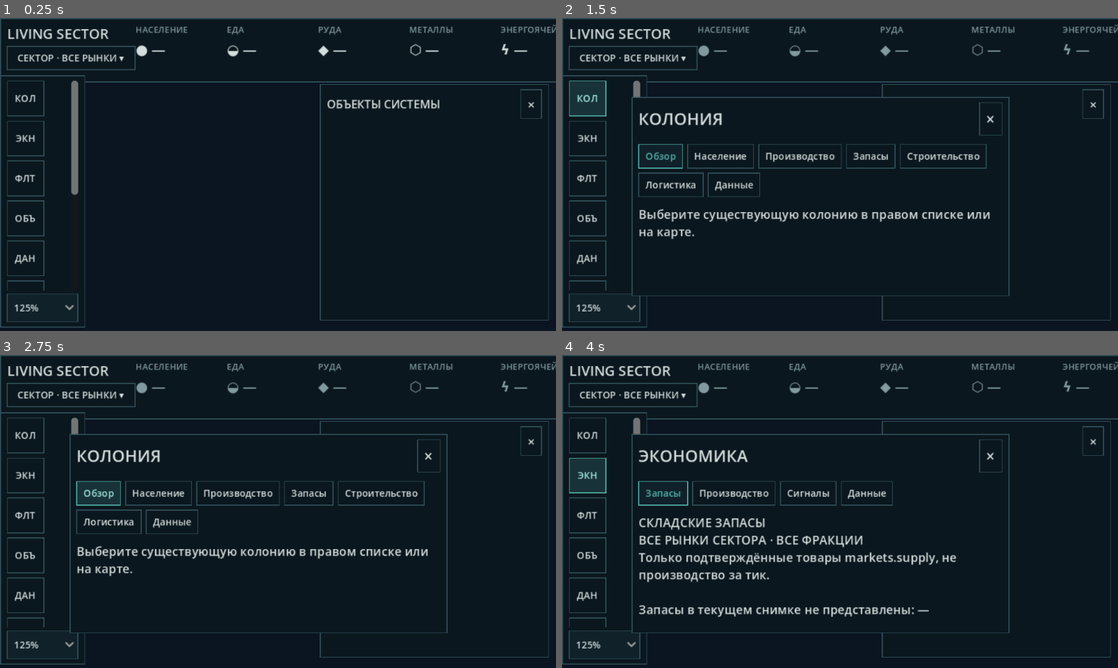
Above: before the commit, frames 1-4 (two rows, left to right).
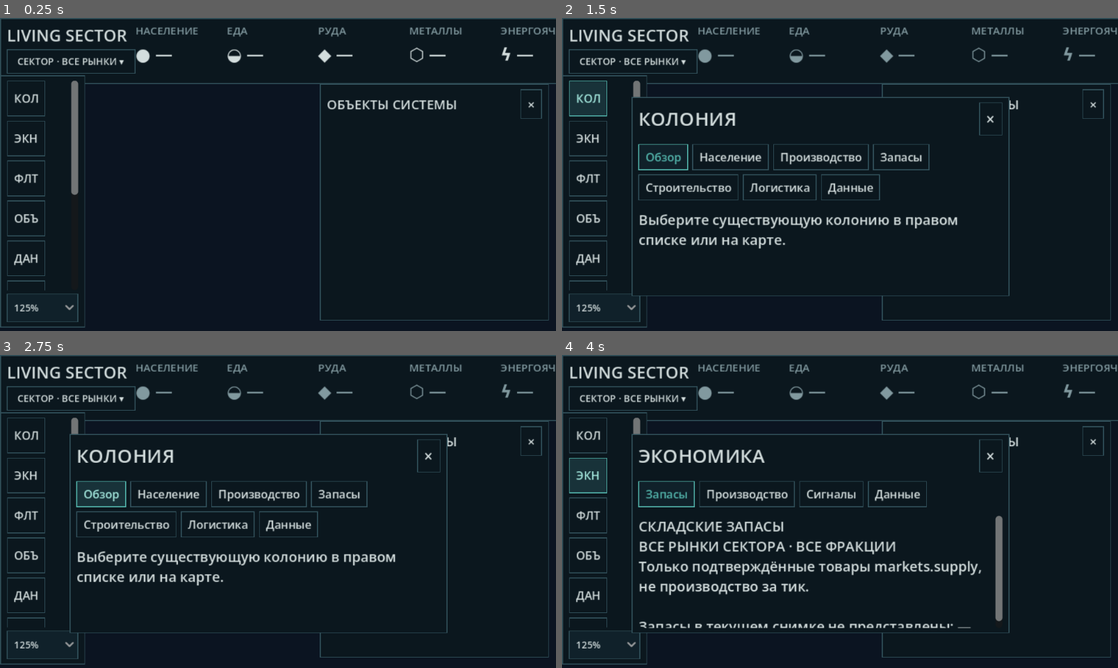
Above: after the commit, the same moments.

Repository: Mefits/Living-Sector
Game: Godot game, scene res://scenes/main.tscn
The game is run twice, just before and just after one commit, with the same random seed, the same clock (stepped at 60 frames per second) and the same inputs.
Inputs:
- Up to frame 1 (0.25 s): no input
- Up to frame 2 (1.5 s): click "СЕКТОР · ВСЕ РЫНКИ ▾" at 0.5 s; click "КОЛ" at 1.25 s
- Up to frame 3 (2.75 s): click "Обзор" at 2 s
- Up to frame 4 (4 s): click "Данные" at 2.75 s; click "ЭКН" at 3.5 s

The runs differ from the first frame. In frame 1, 4.4% of the frame differs, in the area x 1-100%, y 2-88%; in frame 2, 9.4%; in frame 3, 9.5%; in frame 4, 13%.

Commit message:
Match Figma interaction hierarchy: small selection cards, readable HUD and scoped detail windows

Diff:
--- a/godot/scripts/view/strategy_ui.gd
+++ b/godot/scripts/view/strategy_ui.gd
@@ -75,7 +75,7 @@
     box.content_margin_bottom = 6
     return box
 
-func _label(value: String, size_px: int = 13, color: Color = TEXT) -> Label:
+func _label(value: String, size_px: int = 14, color: Color = TEXT) -> Label:
     var label := Label.new()
     label.text = value
     label.add_theme_font_size_override("font_size", size_px)
@@ -132,7 +132,7 @@
     brand.custom_minimum_size = Vector2(184, 0)
     brand.add_theme_constant_override("separation", 3)
     row.add_child(brand)
-    brand.add_child(_label("LIVING SECTOR", 16, TEXT))
+    brand.add_child(_label("LIVING SECTOR", 19, TEXT))
     _brand_scope = _button("СЕКТОР · ВСЕ РЫНКИ ▾", _toggle_scope, 11)
     _brand_scope.tooltip_text = "Общие запасы рынков всех фракций, НЕ баланс одной фракции"
     brand.add_child(_brand_scope)
@@ -143,15 +143,15 @@
         box.size_flags_horizontal = Control.SIZE_EXPAND_FILL
         box.add_theme_constant_override("separation", 4)
         row.add_child(box)
-        box.add_child(_label(str(item["label"]), 10, MUTED))
-        var large := _label(str(item["symbol"]) + " —", 16, TEXT)
+        box.add_child(_label(str(item["label"]), 12, MUTED))
+        var large := _label(str(item["symbol"]) + " —", 20, TEXT)
         box.add_child(large)
         _metric_nodes[str(item["key"])] = large
     var time_area := VBoxContainer.new()
     _time_area = time_area
     time_area.custom_minimum_size = Vector2(158, 0)
     row.add_child(time_area)
-    _clock = _label("ТИК — · ×1", 11, MUTED)
+    _clock = _label("ТИК — · ×1", 13, MUTED)
     time_area.add_child(_clock)
     var controls := HBoxContainer.new()
     time_area.add_child(controls)
@@ -195,7 +195,7 @@
         {"text":"ЗАГ", "tip":"Загрузить игру", "action":"load"}
     ]:
         var action: String = str(entry["action"])
-        var btn := _button(str(entry["text"]), _activate.bind(action), 11)
+        var btn := _button(str(entry["text"]), _activate.bind(action), 13)
         btn.tooltip_text = str(entry["tip"])
         btn.custom_minimum_size = Vector2(43, 41)
         menu.add_child(btn)
@@ -229,7 +229,7 @@
     _outliner.add_child(col)
     var head := HBoxContainer.new()
     col.add_child(head)
-    var caption := _label("ОБЪЕКТЫ СИСТЕМЫ", 13)
+    var caption := _label("ОБЪЕКТЫ СИСТЕМЫ", 15)
     caption.size_flags_horizontal = Control.SIZE_EXPAND_FILL
     head.add_child(caption)
     head.add_child(_button("×", _toggle_outliner, 15))
@@ -252,7 +252,7 @@
     _window.add_child(col)
     var header := HBoxContainer.new()
     col.add_child(header)
-    _window_title = _label("Колония", 19)
+    _window_title = _label("Колония", 22)
     _window_title.size_flags_horizontal = Control.SIZE_EXPAND_FILL
     header.add_child(_window_title)
     header.add_child(_button("×", _close_window, 18))
@@ -270,7 +270,7 @@
     _window_text.bbcode_enabled = false
     _window_text.scroll_active = true
     _window_text.size_flags_vertical = Control.SIZE_EXPAND_FILL
-    _window_text.add_theme_font_size_override("normal_font_size", 14)
+    _window_text.add_theme_font_size_override("normal_font_size", 16)
     _window_text.add_theme_color_override("default_color", TEXT)
     col.add_child(_window_text)
 
@@ -281,7 +281,7 @@
     _selection_card.anchor_bottom = 1.0
     _selection_card.offset_left = 80
     _selection_card.offset_right = 406
-    _selection_card.offset_top = -176
+    _selection_card.offset_top = -205
     _selection_card.offset_bottom = -20
     add_child(_selection_card)
     var body := VBoxContainer.new()
@@ -289,15 +289,15 @@
     _selection_card.add_child(body)
     var header := HBoxContainer.new()
     body.add_child(header)
-    _selection_title = _label("ВЫБРАННЫЙ ОБЪЕКТ", 15, TEAL)
+    _selection_title = _label("ВЫБРАННЫЙ ОБЪЕКТ", 17, TEAL)
     _selection_title.size_flags_horizontal = Control.SIZE_EXPAND_FILL
     header.add_child(_selection_title)
     header.add_child(_button("×", _dismiss_selection_card, 15))
-    _selection_summary = _label("—", 12, TEXT)
+    _selection_summary = _label("—", 14, TEXT)
     _selection_summary.autowrap_mode = TextServer.AUTOWRAP_WORD_SMART
     _selection_summary.custom_minimum_size = Vector2(0, 48)
     body.add_child(_selection_summary)
-    body.add_child(_button("ПОДРОБНЕЕ  ›", _open_selection_details, 12))
+    body.add_child(_button("ПОДРОБНЕЕ  ›", _open_selection_details, 14))
 
 func _dismiss_selection_card() -> void:
     _selection_card.hide()
@@ -422,9 +422,9 @@
     _mode = "colony"
     _update_metrics()
     _brand_scope.text = "КОЛОНИЯ · " + _body_name(id).to_upper() + " ▾"
-    _window_mode = "colony"
-    _tab = "Обзор"
-    _window.visible = true
+    # Selection is a compact contextual card. Larger management windows are
+    # opened explicitly with "Подробнее", as in the Figma reference.
+    _update_selection_card()
     _update_window()
 
 func _select_facility(id: String) -> void:
@@ -433,10 +433,8 @@
     if not bool(_game.get("_in_system")):
         _game.call("_open_selected_system")
     _game.call("_on_facility_selected", id)
-    _window_mode = "facility"
-    _tab = "Обзор"
-    _window.visible = true
     _mode = "colony" if not _effective_body().is_empty() else "sector"
+    _update_selection_card()
     _update_window()
 
 func _select_ship(id: String) -> void:
@@ -445,9 +443,7 @@
     if not bool(_game.get("_in_system")):
         _game.call("_open_selected_system")
     _game.call("_on_ship_selected", id)
-    _window_mode = "ship"
-    _tab = "Обзор"
-    _window.visible = true
+    _update_selection_card()
     _update_window()
 
 func present(world: Dictionary, economy: Dictionary, body: String,
@@ -571,7 +567,7 @@
 
 func _outliner_entry(label: String, callback: Callable,
         selected: bool = false) -> void:
-    var btn := _button(label, callback, 12)
+    var btn := _button(label, callback, 14)
     btn.alignment = HORIZONTAL_ALIGNMENT_LEFT
     if selected:
         btn.add_theme_color_override("font_color", TEAL)
@@ -579,7 +575,7 @@
     _outliner_list.add_child(btn)
 
 func _group(title: String) -> void:
-    _outliner_list.add_child(_label(title, 11, TEAL))
+    _outliner_list.add_child(_label(title, 13, TEAL))
 
 func _update_outliner() -> void:
     if _outliner_list == null or _world.is_empty():
@@ -676,11 +672,11 @@
         var content := VBoxContainer.new()
         content.add_theme_constant_override("separation", 3)
         panel.add_child(content)
-        content.add_child(_label(str(card.get("label", "")), 11, MUTED))
-        content.add_child(_label(str(card.get("value", "—")), 19, TEXT))
+        content.add_child(_label(str(card.get("label", "")), 13, MUTED))
+        content.add_child(_label(str(card.get("value", "—")), 22, TEXT))
         var note: String = str(card.get("note", ""))
         if not note.is_empty():
-            content.add_child(_label(note, 10, AMBER))
+            content.add_child(_label(note, 12, AMBER))
 
 func _update_window() -> void:
     if _window == null or not _window.visible:
@@ -704,7 +700,7 @@
             _window_tabs.remove_child(child)
             child.queue_free()
         for name in tabs:
-            var btn := _button(name, _switch_tab.bind(name), 11)
+            var btn := _button(name, _switch_tab.bind(name), 13)
             if name == _tab:
                 btn.add_theme_stylebox_override("normal", _style(BG2, TEAL))
                 btn.add_theme_color_override("font_color", TEAL)
@@ -728,6 +724,10 @@
         lines.append(_fleet_diagnostic_text())
     elif _tab == "Данные" and _window_mode == "facility":
         lines.append(_production_text())
+    elif _tab == "Данные" and _window_mode == "colony":
+        lines.append(_colony_diagnostic_text())
+    elif _tab == "Данные" and _window_mode == "economy":
+        lines.append(_stocks_text(false))
     elif _tab == "Данные":
         lines.append(_diagnostic_text if not _diagnostic_text.is_empty()
             else _status_text)
@@ -753,6 +753,39 @@
     var new_text: String = "\n".join(lines)
     if _window_text.text != new_text:
         _window_text.text = new_text
+
+func _colony_diagnostic_text() -> String:
+    var body_id: String = _effective_body()
+    if body_id.is_empty():
+        return "Выберите колонию."
+    var lines: Array[String] = [
+        _body_name(body_id).to_upper(),
+        "ПОДТВЕРЖДЁННЫЕ ДАННЫЕ · N39", ""]
+    for body in _world.get("bodies", []):
+        if not (body is Dictionary) or str(body.get("id", "")) != body_id:
+            continue
+        lines.append("Тип: " + str(body.get("type", "—")))
+        lines.append("Биом: " + str(body.get("biome", "—")))
+        lines.append("Внешняя среда (исходные данные):")
+        var properties: Variant = body.get("resources", {})
+        if properties is Dictionary:
+            for resource in properties:
+                lines.append("  %s: %s" % [
+                    str(resource), str(properties[resource])])
+        break
+    lines.append("")
+    lines.append("ПОСТРОЕННЫЕ ОБЪЕКТЫ")
+    var total: int = 0
+    for facility in _world.get("facilities", []):
+        if facility is Dictionary and str(facility.get("body", "")) == body_id:
+            lines.append(" • " + FacilityNames.display_name(facility))
+            total += 1
+    if total == 0:
+        lines.append(" • Подтверждённых объектов нет")
+    lines.append("")
+    lines.append("Рыночные запасы см. во вкладке «Запасы».")
+    lines.append("Полный N39 отладочный дамп — кнопка «ДАН» слева.")
+    return "\n".join(lines)
 
 func _colony_window_text(body_id: String,
         projection: Dictionary) -> String:
